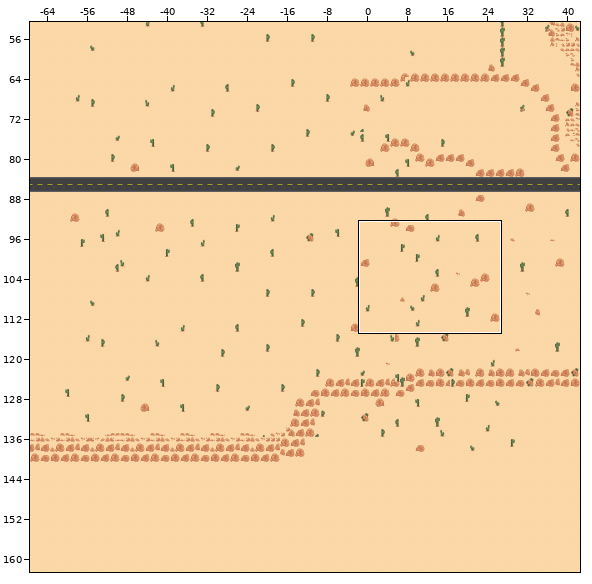
Two states of a Tiled map, resources/scenes/map/citySouth.tmx. The first picture is a wide view before the edit; the outline marks the close-up.
Close-up. Old version:
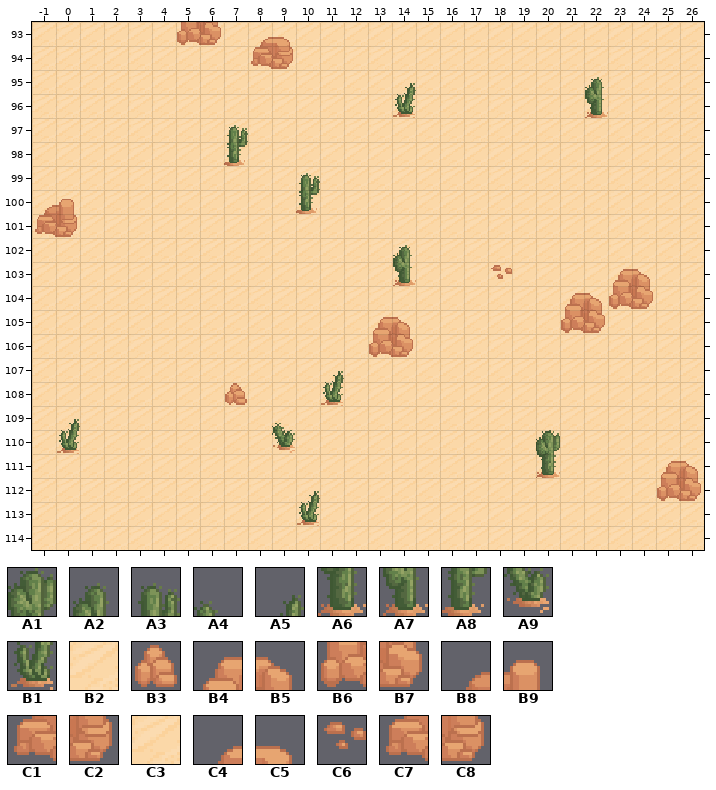
Cells are 16x16 px. Shown: x -1..26, y 93..114. The commit also changed other parts of the map, which this record leaves out. The old version is drawn lined up with the new one.
Key: from "FULL_DESERT_TILESET_WIP": A1 6, A2 8, A3 9, A4 10, A5 11, A6 38, A7 40, A8 41, A9 42, B1 43, B2 68, B3 129, B4 134, B5 135, B6 166, B7 167, B8 198, B9 199, C1 230, C2 231, C3 305, C4 326, C5 327, C6 352, C7 358, C8 359.
__ is an empty cell.
Layer "sandAndRoads" before, first column x -1:
 93 C3 C3 C3 C3 C3 C3 C3 C3 C3 C3 C3 C3 C3 C3 C3 C3 C3 C3 C3 C3 C3 C3 C3 C3 C3 C3 C3 C3
 94 C3 C3 C3 C3 C3 C3 C3 C3 C3 C3 C3 C3 C3 C3 C3 C3 C3 C3 C3 C3 C3 C3 C3 C3 C3 C3 C3 C3
 95 C3 C3 C3 C3 C3 C3 C3 C3 C3 C3 C3 C3 C3 C3 C3 C3 C3 C3 C3 C3 C3 C3 C3 C3 C3 C3 C3 C3
 96 C3 C3 C3 C3 C3 C3 C3 C3 C3 C3 C3 C3 C3 C3 C3 C3 C3 C3 C3 C3 C3 C3 C3 C3 C3 C3 C3 C3
 97 C3 C3 C3 C3 C3 C3 C3 C3 C3 C3 C3 C3 C3 C3 C3 C3 C3 C3 C3 C3 C3 C3 C3 C3 C3 C3 C3 C3
 98 C3 C3 C3 C3 C3 C3 C3 C3 C3 C3 C3 C3 C3 C3 C3 C3 C3 C3 C3 C3 C3 C3 C3 C3 C3 C3 C3 C3
 99 C3 C3 C3 C3 C3 C3 C3 C3 C3 C3 C3 C3 C3 C3 C3 C3 C3 C3 C3 C3 C3 C3 C3 C3 C3 C3 C3 C3
100 B2 B2 B2 B2 B2 B2 B2 B2 B2 B2 B2 B2 B2 B2 B2 B2 B2 B2 B2 B2 B2 B2 B2 B2 B2 B2 B2 B2
101 B2 B2 B2 B2 B2 B2 B2 B2 B2 B2 B2 B2 B2 B2 B2 B2 B2 B2 B2 B2 B2 B2 B2 B2 B2 B2 B2 B2
102 B2 B2 B2 B2 B2 B2 B2 B2 B2 B2 B2 B2 B2 B2 B2 B2 B2 B2 B2 B2 B2 B2 B2 B2 B2 B2 B2 B2
103 B2 B2 B2 B2 B2 B2 B2 B2 B2 B2 B2 B2 B2 B2 B2 B2 B2 B2 B2 B2 B2 B2 B2 B2 B2 B2 B2 B2
104 B2 B2 B2 B2 B2 B2 B2 B2 B2 B2 B2 B2 B2 B2 B2 B2 B2 B2 B2 B2 B2 B2 B2 B2 B2 B2 B2 B2
105 B2 B2 B2 B2 B2 B2 B2 B2 B2 B2 B2 B2 B2 B2 B2 B2 B2 B2 B2 B2 B2 B2 B2 B2 B2 B2 B2 B2
106 B2 B2 B2 B2 B2 B2 B2 B2 B2 B2 B2 B2 B2 B2 B2 B2 B2 B2 B2 B2 B2 B2 B2 B2 B2 B2 B2 B2
107 B2 B2 B2 B2 B2 B2 B2 B2 B2 B2 B2 B2 B2 B2 B2 B2 B2 B2 B2 B2 B2 B2 B2 B2 B2 B2 B2 B2
108 B2 B2 B2 B2 B2 B2 B2 B2 B2 B2 B2 B2 B2 B2 B2 B2 B2 B2 B2 B2 B2 B2 B2 B2 B2 B2 B2 B2
109 B2 B2 B2 B2 B2 B2 B2 B2 B2 B2 B2 B2 B2 B2 B2 B2 B2 B2 B2 B2 B2 B2 B2 B2 B2 B2 B2 B2
110 B2 B2 B2 B2 B2 B2 B2 B2 B2 B2 B2 B2 B2 B2 B2 B2 B2 B2 B2 B2 B2 B2 B2 B2 B2 B2 B2 B2
111 B2 B2 B2 B2 B2 B2 B2 B2 B2 B2 B2 B2 B2 B2 B2 B2 B2 B2 B2 B2 B2 B2 B2 B2 B2 B2 B2 B2
112 B2 B2 B2 B2 B2 B2 B2 B2 B2 B2 B2 B2 B2 B2 B2 B2 B2 B2 B2 B2 B2 B2 B2 B2 B2 B2 B2 B2
113 B2 B2 B2 B2 B2 B2 B2 B2 B2 B2 B2 B2 B2 B2 B2 B2 B2 B2 B2 B2 B2 B2 B2 B2 B2 B2 B2 B2
114 B2 B2 B2 B2 B2 B2 B2 B2 B2 B2 B2 B2 B2 B2 B2 B2 B2 B2 B2 B2 B2 B2 B2 B2 B2 B2 B2 B2
Layer "rocksAndBuildings" before, first column x -1:
 93 __ __ __ __ __ __ B6 B7 __ C4 C5 __ __ __ __ __ __ __ __ __ __ __ __ __ __ __ __ __
 94 __ __ __ __ __ __ __ __ __ C7 C8 __ __ __ __ __ __ __ __ __ __ __ __ __ __ __ __ __
 95 __ __ __ __ __ __ __ __ __ __ __ __ __ __ __ A5 __ __ __ __ __ __ __ A2 __ __ __ __
 96 __ __ __ __ __ __ __ __ __ __ __ __ __ __ __ B1 __ __ __ __ __ __ __ A7 __ __ __ __
 97 __ __ __ __ __ __ __ __ A3 __ __ __ __ __ __ __ __ __ __ __ __ __ __ __ __ __ __ __
 98 __ __ __ __ __ __ __ __ A8 __ __ __ __ __ __ __ __ __ __ __ __ __ __ __ __ __ __ __
 99 __ __ __ __ __ __ __ __ __ __ __ A3 __ __ __ __ __ __ __ __ __ __ __ __ __ __ __ __
100 B8 B9 __ __ __ __ __ __ __ __ __ A8 __ __ __ __ __ __ __ __ __ __ __ __ __ __ __ __
101 C1 C2 __ __ __ __ __ __ __ __ __ __ __ __ __ __ __ __ __ __ __ __ __ __ __ __ __ __
102 __ __ __ __ __ __ __ __ __ __ __ __ __ __ __ A2 __ __ __ __ __ __ __ __ __ __ __ __
103 __ __ __ __ __ __ __ __ __ __ __ __ __ __ __ A7 __ __ __ C6 __ __ __ __ B4 B5 __ __
104 __ __ __ __ __ __ __ __ __ __ __ __ __ __ __ __ __ __ __ __ __ __ B4 B5 B6 B7 __ __
105 __ __ __ __ __ __ __ __ __ __ __ __ __ __ B4 B5 __ __ __ __ __ __ B6 B7 __ __ __ __
106 __ __ __ __ __ __ __ __ __ __ __ __ __ __ B6 B7 __ __ __ __ __ __ __ __ __ __ __ __
107 __ __ __ __ __ __ __ __ __ __ __ __ A5 __ __ __ __ __ __ __ __ __ __ __ __ __ __ __
108 __ __ __ __ __ __ __ __ B3 __ __ __ B1 __ __ __ __ __ __ __ __ __ __ __ __ __ __ __
109 __ A5 __ __ __ __ __ __ __ __ A4 __ __ __ __ __ __ __ __ __ __ __ __ __ __ __ __ __
110 __ B1 __ __ __ __ __ __ __ __ A9 __ __ __ __ __ __ __ __ __ __ A1 __ __ __ __ __ __
111 __ __ __ __ __ __ __ __ __ __ __ __ __ __ __ __ __ __ __ __ __ A6 __ __ __ __ B4 B5
112 __ __ __ __ __ __ __ __ __ __ __ A5 __ __ __ __ __ __ __ __ __ __ __ __ __ __ B6 B7
113 __ __ __ __ __ __ __ __ __ __ __ B1 __ __ __ __ __ __ __ __ __ __ __ __ __ __ __ __
114 __ __ __ __ __ __ __ __ __ __ __ __ __ __ __ __ __ __ __ __ __ __ __ __ __ __ __ __
Now the later version:
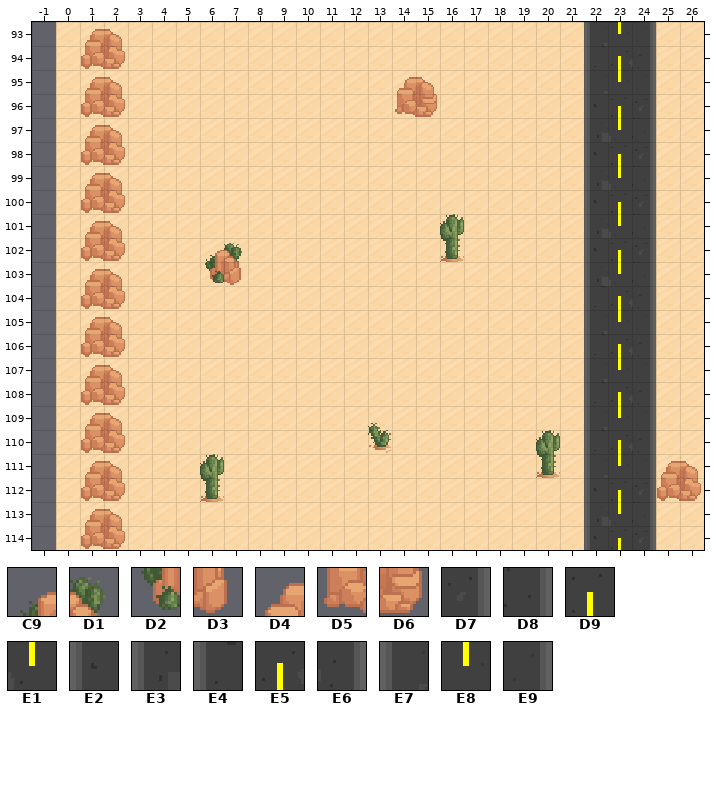
Further tiles: from "FULL_DESERT_TILESET_WIP": C9 70, D1 71, D2 102, D3 103, D4 262, D5 294, D6 295, D7 416 turned 90, D8 417 turned 90, D9 448 turned 90, E1 449 turned 90, E2 480 turned 90, E3 481 turned 90, E4 514, E5 515, E6 516, E7 546, E8 547, E9 548.
Difference:
Changed rows in their new state; .. is an unchanged cell.
map size 200x170 -> 100x140 cells (old content now starts at -100,0; both pictures use the new coordinates)
Layer "sandAndRoads":
first column x -1:
 93 __ .. B2 B2 .. .. B2 B2 .. B2 B2 .. .. .. .. .. .. .. .. .. .. .. .. E7 E8 E9
 94 __ .. B2 B2 .. .. .. .. .. B2 B2 .. .. .. .. .. .. .. .. .. .. .. .. E4 E5 E6
 95 __ .. B2 B2 .. .. .. .. .. .. .. .. .. .. .. B2 B2 .. .. .. .. .. .. E7 E8 E9
 96 __ .. B2 B2 .. .. .. .. .. .. .. .. .. .. .. B2 B2 .. .. .. .. .. .. E2 D9 D7
 97 __ .. B2 B2 .. .. .. .. B2 .. .. .. .. .. .. .. .. .. .. .. .. .. .. E3 E1 D8
 98 __ .. B2 B2 .. .. .. .. B2 .. .. .. .. .. .. .. .. .. .. .. .. .. .. E2 D9 D7
 99 __ .. B2 B2 .. .. .. .. .. .. .. B2 .. .. .. .. .. .. .. .. .. .. .. E3 E1 D8
100 __ .. .. .. .. .. .. .. .. .. .. .. .. .. .. .. .. .. .. .. .. .. .. E2 D9 D7
101 __ .. .. .. .. .. .. .. .. .. .. .. .. .. .. .. .. .. .. .. .. .. .. E3 E1 D8
102 __ .. .. .. .. .. .. .. .. .. .. .. .. .. .. .. .. .. .. .. .. .. .. E2 D9 D7
103 __ .. .. .. .. .. .. .. .. .. .. .. .. .. .. .. .. .. .. .. .. .. .. E3 E1 D8
104 __ .. .. .. .. .. .. .. .. .. .. .. .. .. .. .. .. .. .. .. .. .. .. E4 E5 E6
105 __ .. .. .. .. .. .. .. .. .. .. .. .. .. .. .. .. .. .. .. .. .. .. E7 E8 E9
106 __ .. .. .. .. .. .. .. .. .. .. .. .. .. .. .. .. .. .. .. .. .. .. E4 E5 E6
107 __ .. .. .. .. .. .. .. .. .. .. .. .. .. .. .. .. .. .. .. .. .. .. E7 E8 E9
108 __ .. .. .. .. .. .. .. .. .. .. .. .. .. .. .. .. .. .. .. .. .. .. E4 E5 E6
109 __ .. .. .. .. .. .. .. .. .. .. .. .. .. .. .. .. .. .. .. .. .. .. E7 E8 E9
110 __ .. .. .. .. .. .. .. .. .. .. .. .. .. .. .. .. .. .. .. .. .. .. E4 E5 E6
111 __ .. .. .. .. .. .. .. .. .. .. .. .. .. .. .. .. .. .. .. .. .. .. E7 E8 E9
112 __ .. .. .. .. .. .. .. .. .. .. .. .. .. .. .. .. .. .. .. .. .. .. E2 D9 D7
113 __ .. .. .. .. .. .. .. .. .. .. .. .. .. .. .. .. .. .. .. .. .. .. E3 E1 D8
114 __ .. .. .. .. .. .. .. .. .. .. .. .. .. .. .. .. .. .. .. .. .. .. E2 D9 D7
Layer "rocksAndBuildings":
first column x -1:
 93 .. .. B4 B5 .. .. __ __ .. __ __ .. .. .. .. .. .. .. .. .. .. .. .. .. .. ..
 94 .. .. B6 B7 .. .. .. .. .. __ __ .. .. .. .. .. .. .. .. .. .. .. .. .. .. ..
 95 .. .. B4 B5 .. .. .. .. .. .. .. .. .. .. .. D4 B5 .. .. .. .. .. .. __ .. ..
 96 .. .. B6 B7 .. .. .. .. .. .. .. .. .. .. .. D5 D6 .. .. .. .. .. .. __ .. ..
 97 .. .. B4 B5 .. .. .. .. __ .. .. .. .. .. .. .. .. .. .. .. .. .. .. .. .. ..
 98 .. .. B6 B7 .. .. .. .. __ .. .. .. .. .. .. .. .. .. .. .. .. .. .. .. .. ..
 99 .. .. B4 B5 .. .. .. .. .. .. .. __ .. .. .. .. .. .. .. .. .. .. .. .. .. ..
100 __ __ B6 B7 .. .. .. .. .. .. .. __ .. .. .. .. .. .. .. .. .. .. .. .. .. ..
101 __ __ B4 B5 .. .. .. .. .. .. .. .. .. .. .. .. .. A1 .. .. .. .. .. .. .. ..
102 .. .. B6 B7 .. .. .. C9 D1 .. .. .. .. .. .. __ .. A6 .. .. .. .. .. .. .. ..
103 .. .. B4 B5 .. .. .. D2 D3 .. .. .. .. .. .. __ .. .. .. __ .. .. .. .. __ __
104 .. .. B6 B7 .. .. .. .. .. .. .. .. .. .. .. .. .. .. .. .. .. .. __ __ __ __
105 .. .. B4 B5 .. .. .. .. .. .. .. .. .. .. __ __ .. .. .. .. .. .. __ __ .. ..
106 .. .. B6 B7 .. .. .. .. .. .. .. .. .. .. __ __ .. .. .. .. .. .. .. .. .. ..
107 .. .. B4 B5 .. .. .. .. .. .. .. .. __ .. .. .. .. .. .. .. .. .. .. .. .. ..
108 .. .. B6 B7 .. .. .. .. __ .. .. .. __ .. .. .. .. .. .. .. .. .. .. .. .. ..
109 .. __ B4 B5 .. .. .. .. .. .. __ .. .. .. A4 .. .. .. .. .. .. .. .. .. .. ..
110 .. __ B6 B7 .. .. .. .. .. .. __ .. .. .. A9 .. .. .. .. .. .. .. .. .. .. ..
111 .. .. B4 B5 .. .. .. A1 .. .. .. .. .. .. .. .. .. .. .. .. .. .. .. .. .. ..
112 .. .. B6 B7 .. .. .. A6 .. .. .. __ .. .. .. .. .. .. .. .. .. .. .. .. .. ..
113 .. .. B4 B5 .. .. .. .. .. .. .. __ .. .. .. .. .. .. .. .. .. .. .. .. .. ..
114 .. .. B6 B7 .. .. .. .. .. .. .. .. .. .. .. .. .. .. .. .. .. .. .. .. .. ..
